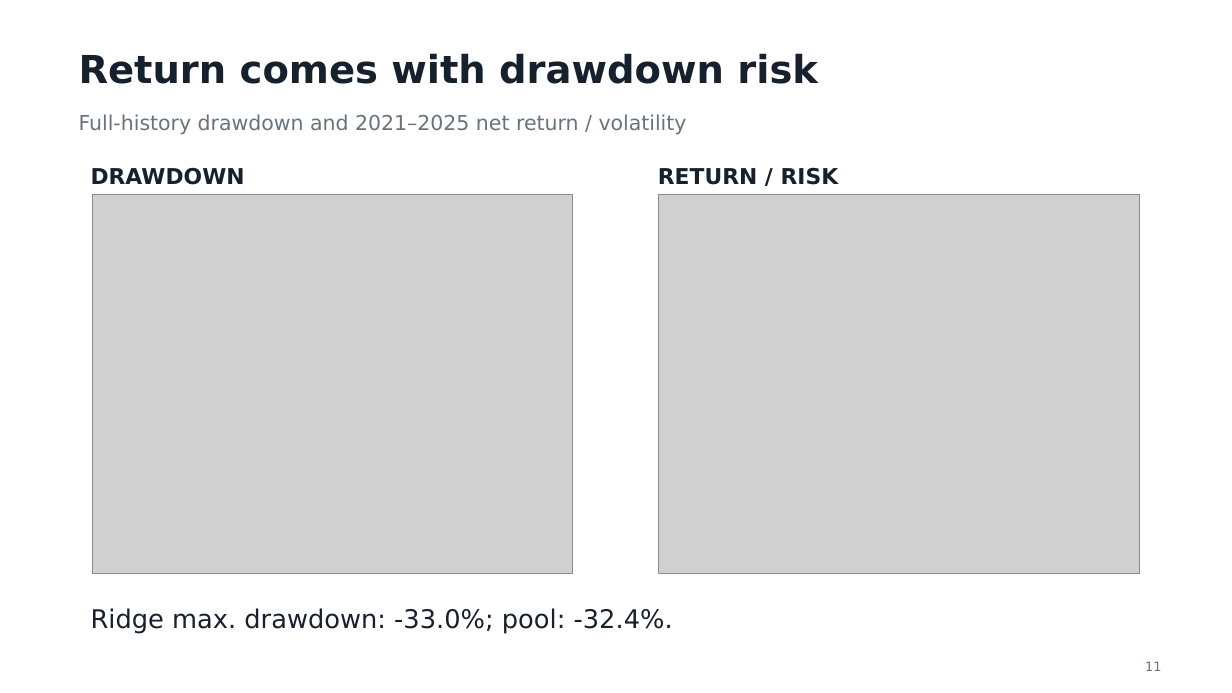
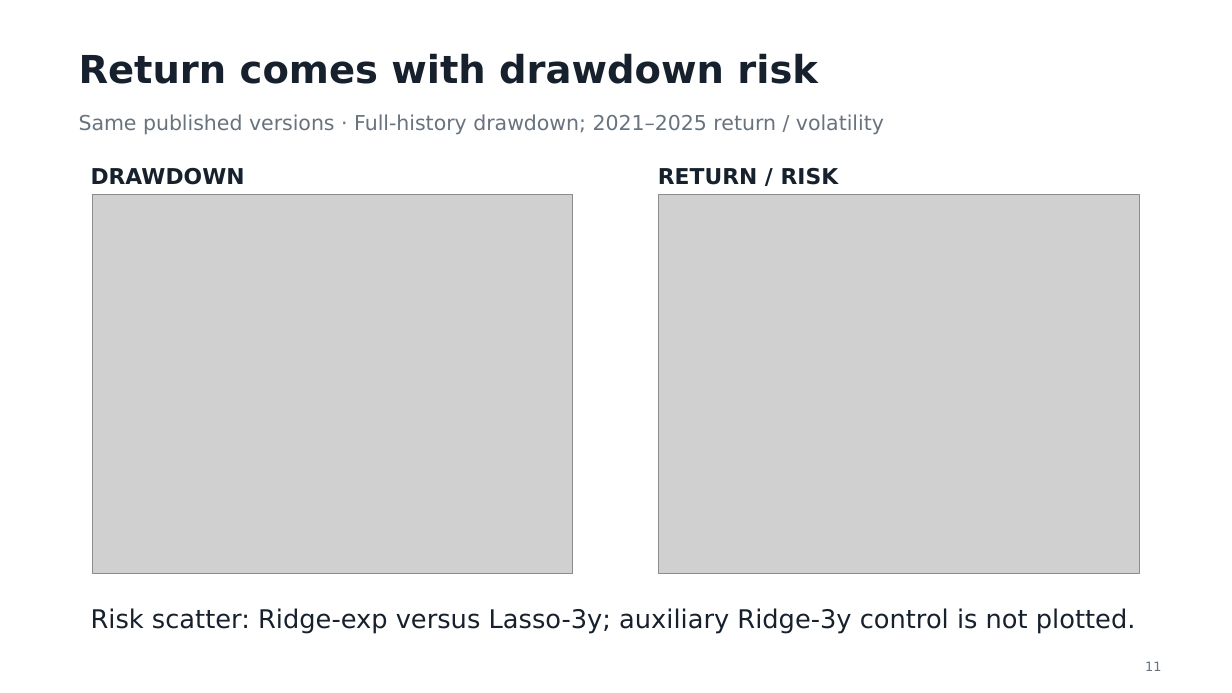
Before and after one commit to smallwhite1909/Investment-Group9, a slide deck: slide 11 of Presentation_Group9.pptx. Drawn at 1232x693 pixels with LibreOffice and Linux fonts; fonts in the diff are those of the drawing; grey boxes stand for pictures. Boxes give left, top, right and bottom in pixels: in the first picture for what was removed or moved away, otherwise in the second. Text is boxed around its words. In the diff, an @@ line names an element or a change of style, - is before the commit and + after.

```diff
--- a/Presentation_Group9.pptx
+++ b/Presentation_Group9.pptx
@@ text at bbox=[79, 114, 884, 135]: text changed @@
-Full-history drawdown and 2021–2025 net return / volatility
+Same published versions · Full-history drawdown; 2021–2025 return / volatility
@@ text at bbox=[91, 608, 1136, 634]: text changed @@
-Ridge max. drawdown: -33.0%; pool: -32.4%.
+Risk scatter: Ridge-exp versus Lasso-3y; auxiliary Ridge-3y control is not plotted.
```
Also in this commit, not shown: 8 other slides changed, 1 slide added, 1 slide removed, 5 other files.
